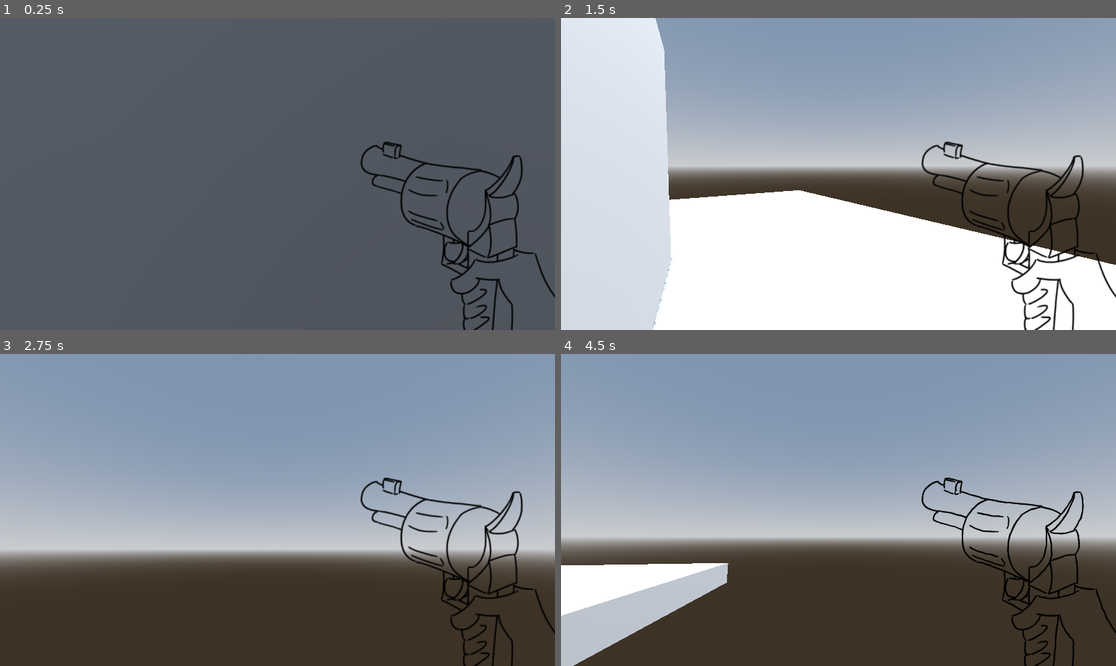
Above: before the commit, frames 1-4 (two rows, left to right).
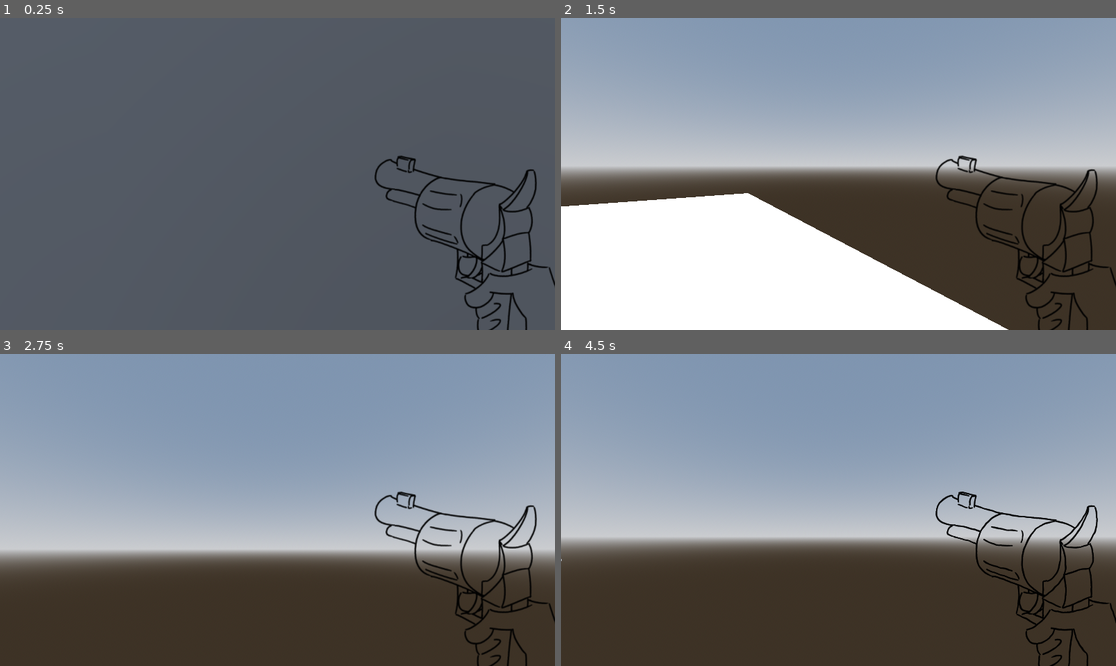
Above: after the commit, the same moments.

Repository: BootaroTC/GameJam---Gumshoe
Game: Godot game, scene res://Scene/TestScene/node_3d.tscn
Same seed, same stepped clock (60 frames per second), same inputs: the game is played once before the commit and once after it.
Inputs (mouse positions are in pixels of both pictures, inside the frame that each line leads up to):
- Up to frame 1 (0.25 s): no input
- Up to frame 2 (1.5 s): move the mouse to (866, 174) at 0.52 s; hold W (forward) from 0.53 s (still down); click (866, 174) at 0.6 s; move the mouse to (810, 174) at 1.27 s; click (810, 174) at 1.35 s
- Up to frame 3 (2.75 s): keep holding W (forward); move the mouse to (288, 503) at 2.02 s; click (288, 503) at 2.1 s
- Up to frame 4 (4.5 s): keep holding W (forward); move the mouse to (832, 516) at 2.77 s; click (832, 516) at 2.85 s; move the mouse to (877, 513) at 3.52 s; click (877, 513) at 3.6 s; move the mouse to (794, 506) at 4.27 s; click (794, 506) at 4.35 s

The runs differ from the first frame. In frame 1, 3.4% of the frame differs, in the area x 64-100%, y 39-100%; in frame 2, 33%, in the area x 0-100%, y 0-100%; in frame 3, 3.5%; in frame 4, 9.2%.

Commit message:
Added Shooting

Diff:
--- a/Scene/PlayerScene/player.tscn
+++ b/Scene/PlayerScene/player.tscn
@@ -1,10 +1,10 @@
-[gd_scene load_steps=12 format=3 uid="uid://cxn6fsb5astcu"]
+[gd_scene load_steps=13 format=3 uid="uid://cxn6fsb5astcu"]
 
 [ext_resource type="Script" uid="uid://dhad0e865fcq0" path="res://Scripts/PlayerScript/player.gd" id="1_ikhmg"]
-[ext_resource type="Texture2D" uid="uid://yk8wywjeh8tv" path="res://Sprites/Misc/Gun.png" id="2_3csk6"]
-[ext_resource type="Texture2D" uid="uid://ujsgnj2bmffj" path="res://Sprites/Misc/Gun_00001.png" id="3_5nuyq"]
-[ext_resource type="Texture2D" uid="uid://6bdtybbx65y6" path="res://Sprites/Misc/Gun_00002.png" id="4_ypcrx"]
-[ext_resource type="Texture2D" uid="uid://crjqklowipup8" path="res://Sprites/Misc/Gun_00003.png" id="5_6qdyf"]
+[ext_resource type="Texture2D" uid="uid://yk8wywjeh8tv" path="res://Sprites/Gun/Gun.png" id="2_3csk6"]
+[ext_resource type="Texture2D" uid="uid://ujsgnj2bmffj" path="res://Sprites/Gun/Gun_00001.png" id="3_5nuyq"]
+[ext_resource type="Texture2D" uid="uid://6bdtybbx65y6" path="res://Sprites/Gun/Gun_00002.png" id="4_ypcrx"]
+[ext_resource type="Texture2D" uid="uid://crjqklowipup8" path="res://Sprites/Gun/Gun_00003.png" id="5_6qdyf"]
 
 [sub_resource type="ProceduralSkyMaterial" id="ProceduralSkyMaterial_ikhmg"]
 sky_horizon_color = Color(0.66224277, 0.6717428, 0.6867428, 1)
@@ -42,6 +42,8 @@
 "speed": 3.0
 }]
 
+[sub_resource type="BoxMesh" id="BoxMesh_5nuyq"]
+
 [node name="Player" type="CharacterBody3D"]
 script = ExtResource("1_ikhmg")
 
@@ -64,7 +66,15 @@
 transform = Transform3D(1, 0, 0, 0, 1, 0, 0, 0, 1, 0, 0.6005157, -0.2976774)
 
 [node name="AnimatedSprite3D" type="AnimatedSprite3D" parent="Neck"]
-transform = Transform3D(0.055, 0, 0, 0, 0.055, 0, 0, 0, 0.055, 0.11218575, 0.7601303, -0.7443194)
+transform = Transform3D(0.055, 0, 0, 0, 0.055, 0, 0, 0, 0.055, 0.14299956, 0.7293216, -0.7443194)
 no_depth_test = true
 sprite_frames = SubResource("SpriteFrames_3csk6")
 autoplay = "default"
+
+[node name="GunMesh" type="MeshInstance3D" parent="Neck"]
+transform = Transform3D(0.14458296, 0, 0.18738577, 0.003971094, 0.15757926, -0.07761987, -0.03701782, 0.016904345, 0.7235584, 0.46638662, 0.5223505, -0.5385797)
+visible = false
+mesh = SubResource("BoxMesh_5nuyq")
+
+[node name="RayCast3D" type="RayCast3D" parent="Neck"]
+transform = Transform3D(0.7811643, 0.44072008, -0.14511412, -0.06376268, -0.1906708, -1.3334819, -0.23035777, 1.5472986, -0.1229894, 0.3934719, 0.55516076, -0.8599023)
--- a/Scene/TestScene/node_3d.tscn
+++ b/Scene/TestScene/node_3d.tscn
@@ -16,6 +16,7 @@
 
 [node name="CSGBox3D" type="CSGBox3D" parent="StaticBody3D"]
 transform = Transform3D(3.3251154, 0, 0, 0, 1, 0, 0, 0, 2.9670544, 0, 0, 0)
+use_collision = true
 
 [node name="StaticBody3D2" type="StaticBody3D" parent="."]
 transform = Transform3D(1, 0, 0, 0, 1, 0, 0, 0, 1, 0, 0, -0.68083)
@@ -26,6 +27,7 @@
 
 [node name="CSGBox3D" type="CSGBox3D" parent="StaticBody3D2"]
 transform = Transform3D(3.325116, 0, 0, 0, -4.371139e-08, -2.9670544, 0, 1, -1.2969407e-07, 0, 1.9453266, 1.8333201)
+use_collision = true
 
 [node name="Player" parent="." instance=ExtResource("1_pc11m")]
 transform = Transform3D(1, 0, 0, 0, 1, 0, 0, 0, 1, 0, 2, 2.9280467)
--- a/Scripts/PlayerScript/player.gd
+++ b/Scripts/PlayerScript/player.gd
@@ -1,7 +1,7 @@
 extends CharacterBody3D
 
 
-@export var SPEED = 5.0
+@export var SPEED = 10.0
 @export var mouse_sens:float = 0.01
 @export var camera_tilt_val:float = 4
 @export var max_tilt = 0.08
@@ -10,17 +10,20 @@
 
 @onready var neck: Node3D = $Neck
 @onready var camera_3d: Camera3D = $Neck/Camera3D
+@onready var ray_cast_3d: RayCast3D = $Neck/RayCast3D
+
+func shoot():
+	if ray_cast_3d.is_colliding() && Input.is_action_just_pressed("shoot"):
+		ray_cast_3d.get_collider().queue_free()
 
 func _ready() -> void:
 	Input.mouse_mode = Input.MOUSE_MODE_CAPTURED
-
 
 func camera_tilt(delta):
 	var input_axis = Input.get_axis("left", "right")
 	target_tilt = -input_axis * max_tilt
 
 	camera_3d.rotation.z = lerp(camera_3d.rotation.z, target_tilt, camera_tilt_val * delta)
-
 
 func _input(event: InputEvent) -> void:
 	if event is InputEventMouseMotion:
@@ -48,4 +51,5 @@
 
 
 func _physics_process(delta: float) -> void:
+	shoot()
 	movement(delta)
--- a/project.godot
+++ b/project.godot
@@ -57,6 +57,11 @@
 "events": [Object(InputEventKey,"resource_local_to_scene":false,"resource_name":"","device":-1,"window_id":0,"alt_press …(192 unchanged characters)…
 ]
 }
+shoot={
+"deadzone": 0.2,
+"events": [Object(InputEventMouseButton,"resource_local_to_scene":false,"resource_name":"","device":-1,"window_id":0,"alt_pressed":false,"shift_pressed":false,"ctrl_pressed":false,"meta_pressed":false,"button_mask":1,"position":Vector2(211, 22),"global_position":Vector2(220, 70),"factor":1.0,"button_index":1,"canceled":false,"pressed":true,"double_click":true,"script":null)
+]
+}
 
 [rendering]
 
Renamed: Sprites/Misc/Gun.png -> Sprites/Gun/Gun.png
Not shown, changed: Sprites/Gun/Gun.png.import
Renamed: Sprites/Misc/Gun_00001.png -> Sprites/Gun/Gun_00001.png
Not shown, changed: Sprites/Gun/Gun_00001.png.import
Renamed: Sprites/Misc/Gun_00002.png -> Sprites/Gun/Gun_00002.png
Not shown, changed: Sprites/Gun/Gun_00002.png.import
Renamed: Sprites/Misc/Gun_00003.png -> Sprites/Gun/Gun_00003.png
Not shown, changed: Sprites/Gun/Gun_00003.png.import
